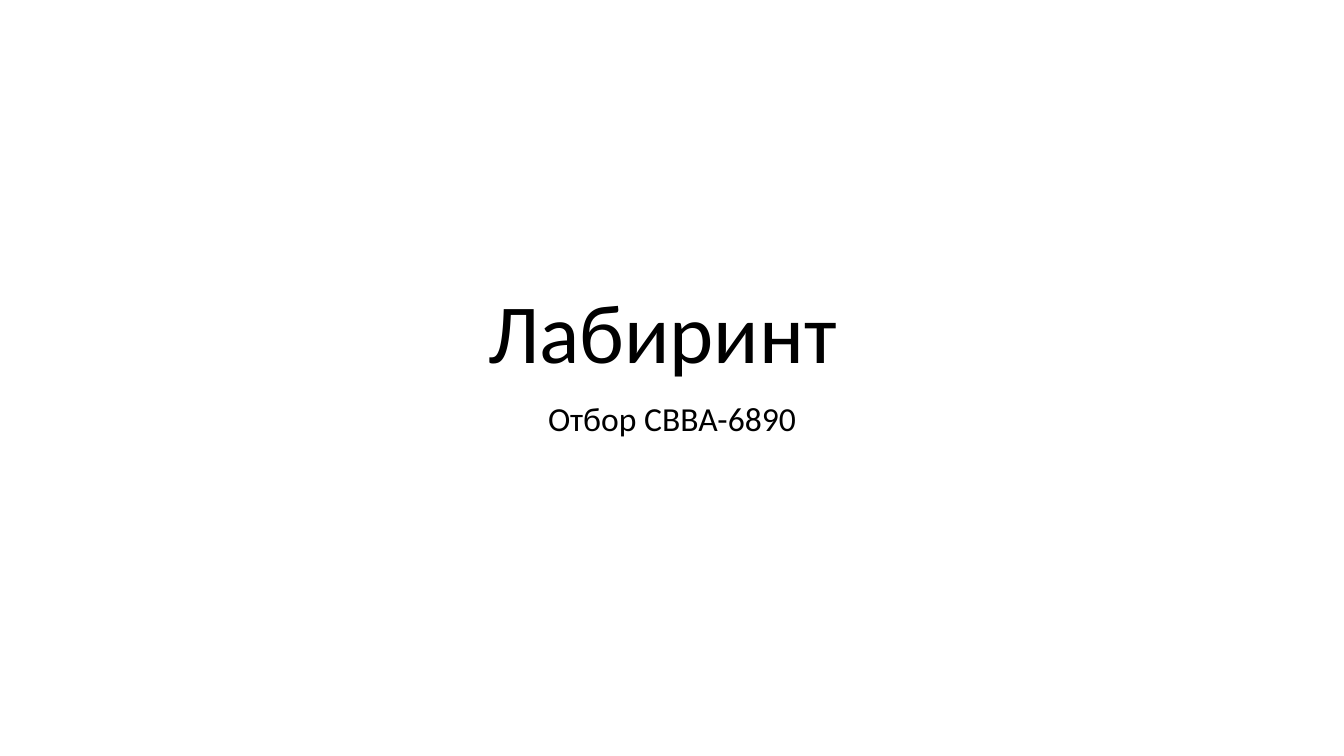
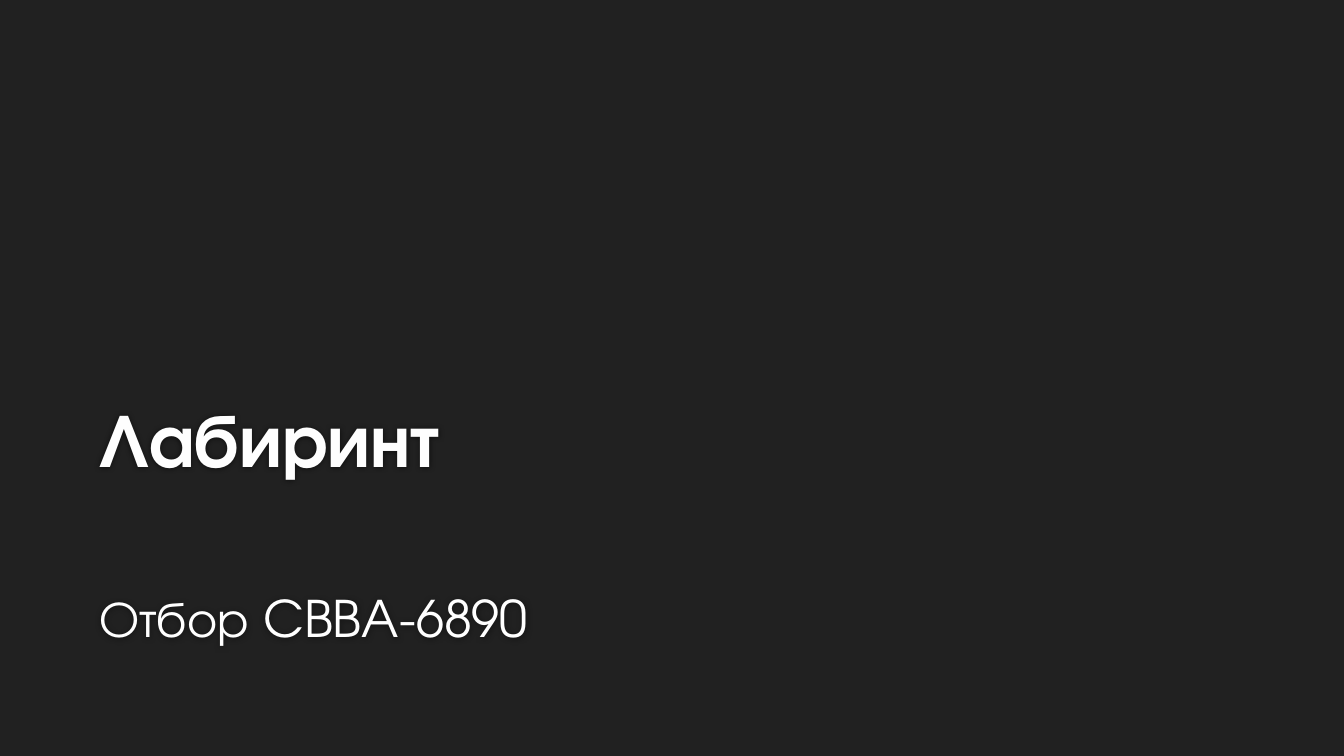
Before and after one commit to PSStefanov19/CBBA-6890, a slide deck: slide 1 of doc/Лабиринт.pptx. Drawn at 1344x756 pixels with LibreOffice and Linux fonts; fonts in the diff are those of the drawing; background and template pictures are left out. Boxes give left, top, right and bottom in pixels: in the first picture for what was removed or moved away, otherwise in the second. Text is boxed around its words. In the diff, an @@ line names an element or a change of style, - is before the commit and + after.

```diff
--- a/doc/Лабиринт.pptx
+++ b/doc/Лабиринт.pptx
@@ background #FFFFFF to #212121 @@
@@ title "Лабиринт": place and size @@
-title "Лабиринт" at [488,306,836,377]
+title "Лабиринт" at [99,416,440,480]
@@ title "Лабиринт" at [99,416,440,480]: size 60 to 54 pt, font Calibri to TeX Gyre Adventor, text colour #000000 to #FEFEFE, bold on; alignment centre to left; line spacing 0.9 to 1 @@
@@ subtitle "Отбор CBBA-6890": place and size @@
-subtitle "Отбор CBBA-6890" at [548,408,796,437]
+subtitle "Отбор CBBA-6890" at [99,599,528,646]
@@ subtitle "Отбор CBBA-6890" at [99,599,528,646]: size 24 to 36 pt, font Calibri to TeX Gyre Adventor, text colour #000000 to #FFFFFF; alignment centre to left; line spacing 0.9 to 1; more space between paragraphs @@
```
Also in this commit, not shown: 4 other slides changed, 1 slide added, 1 other file.
